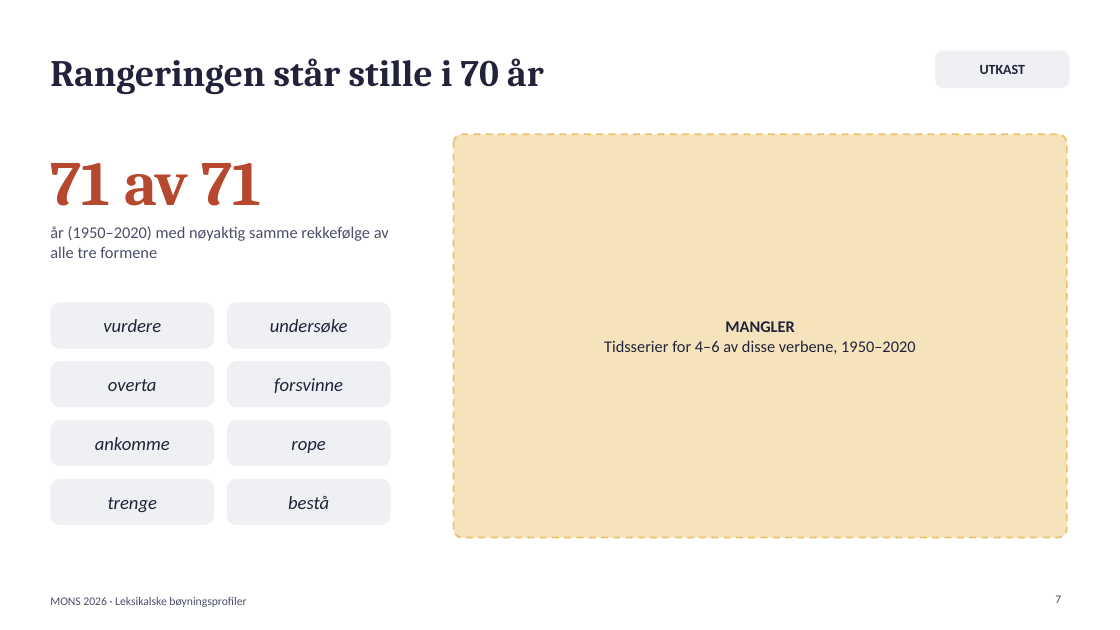
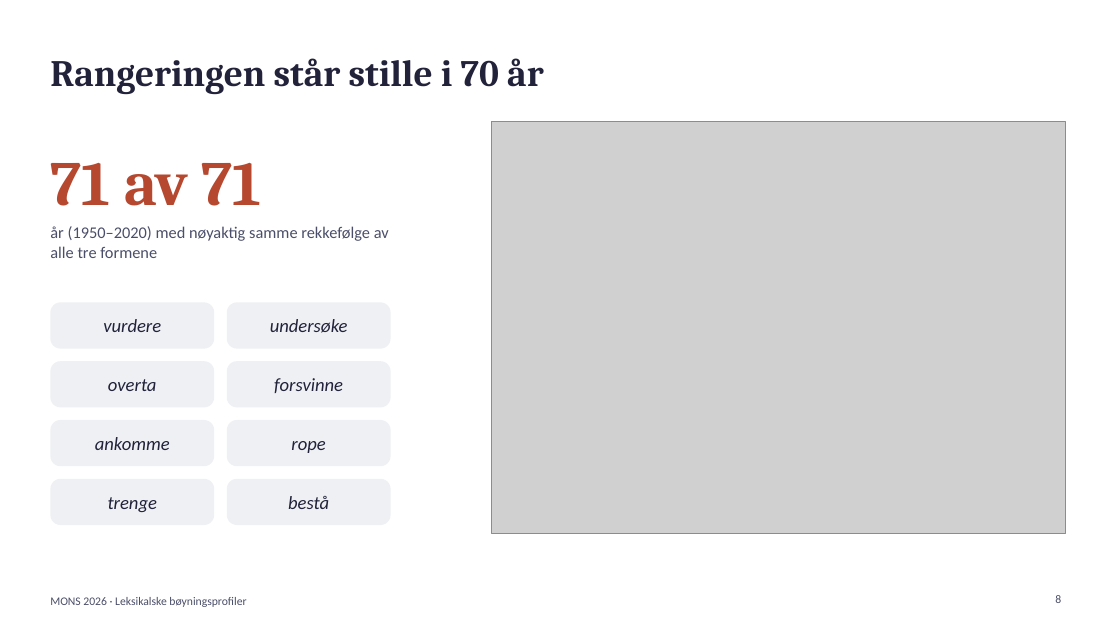
Before and after one commit to Yoonsen/B-yning, a slide deck: slide 8 of tekst/mons_presentasjon.pptx (slide 7 before the commit). Drawn at 1120x630 pixels with LibreOffice and Linux fonts; fonts in the diff are those of the drawing; grey boxes stand for pictures. Boxes give left, top, right and bottom in pixels: in the first picture for what was removed or moved away, otherwise in the second. Text is boxed around its words. In the diff, an @@ line names an element or a change of style, - is before the commit and + after.

```diff
--- a/tekst/mons_presentasjon.pptx
+++ b/tekst/mons_presentasjon.pptx
@@ rounded rectangle removed at (x1=935, y1=50, x2=1070, y2=88) @@
-UTKAST
@@ rounded rectangle removed at (x1=454, y1=134, x2=1067, y2=538) @@
-MANGLER
-Tidsserier for 4–6 av disse verbene, 1950–2020
@@ picture added at (x1=492, y1=122, x2=1066, y2=534) @@
@@ page number at (x1=1055, y1=595, x2=1061, y2=603): text changed @@
-7
+8
```
Also in this commit, not shown: 5 other slides changed, 1 slide added, 8 other files.
